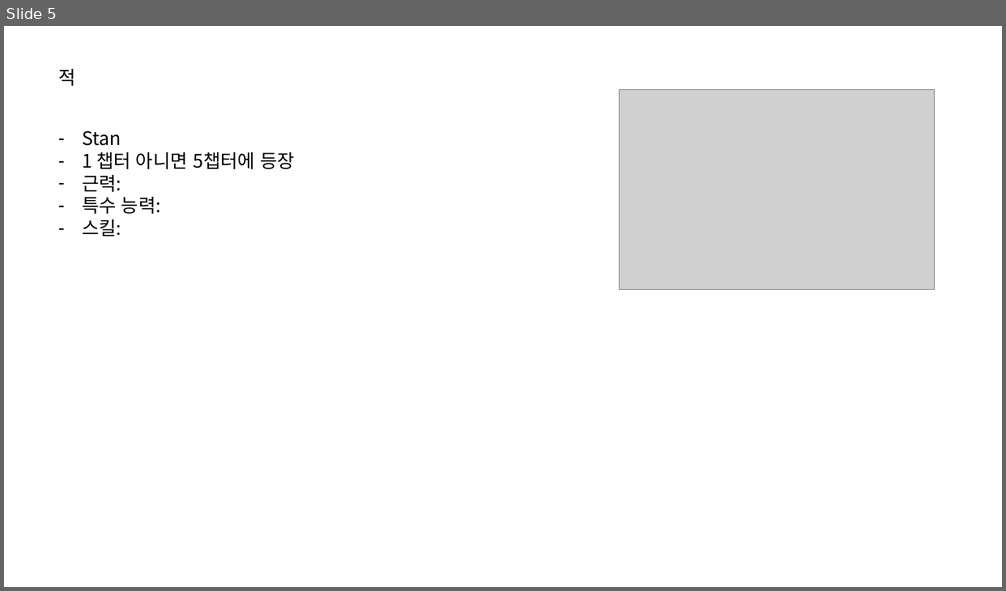
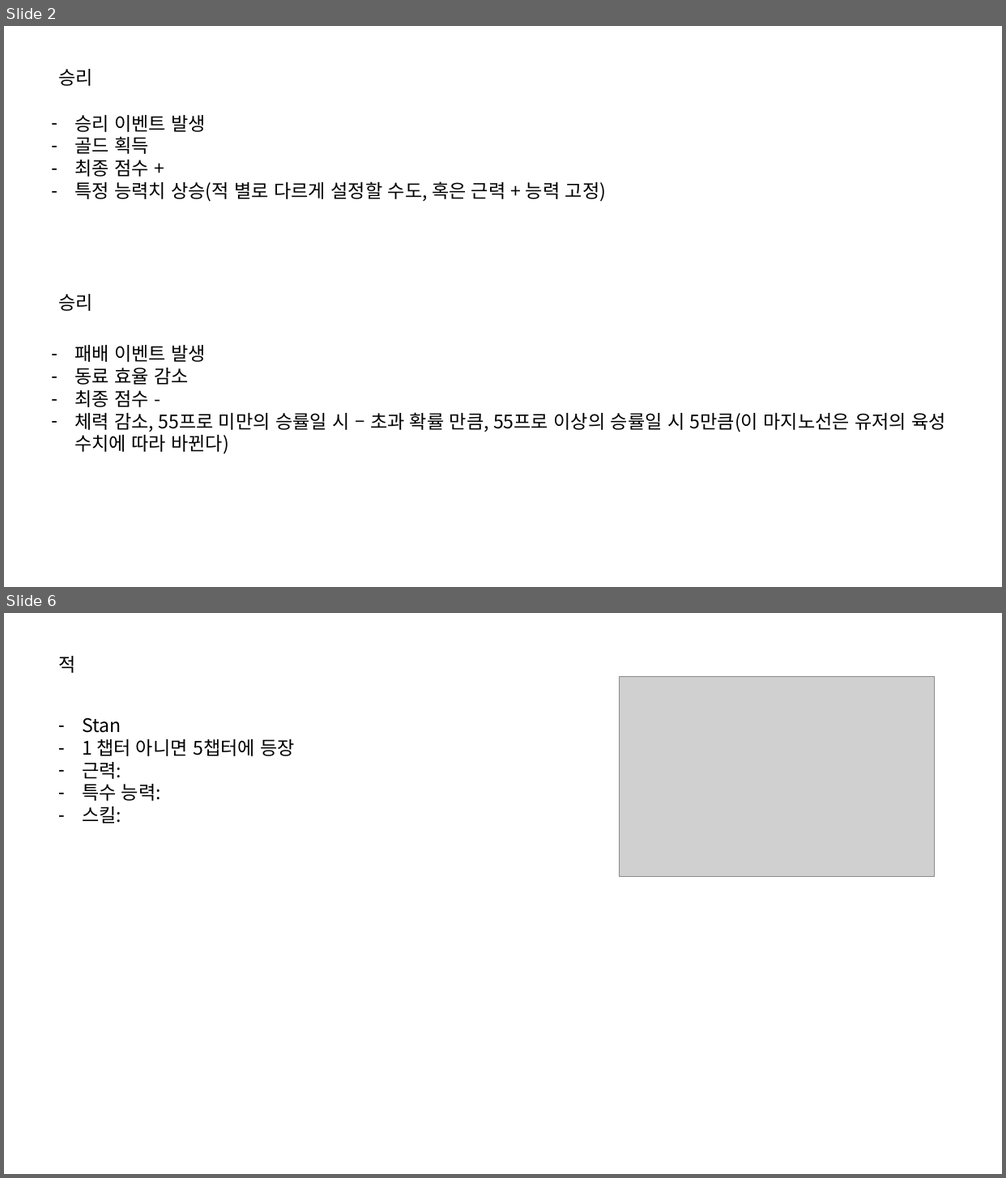
Before and after one commit to IdfKLeh/capstone, a slide deck: 전투.pptx. Shown one above the other, each under a label of ours: slide 5 before the commit, slides 2 and 6 after it; the slides between them are not shown. The pictures are 1006x591 and 1006x1178 pixels, drawn with LibreOffice and Linux fonts; fonts in the diff are those of the drawing; grey boxes stand for pictures. Boxes give left, top, right and bottom in pixels: in the first picture for what was removed or moved away, otherwise in the second. Text is boxed around its words. In the diff, an @@ line names an element or a change of style, - is before the commit and + after.

```diff
--- a/전투.pptx
+++ b/전투.pptx
@@ slide 2 added at box(4, 26, 1002, 587), background #FFFFFF @@
@@ text added at box(58, 69, 93, 86), 18 pt, text #000000 @@
+승리
@@ text added at box(74, 115, 606, 202), 18 pt, text #000000 @@
+– 승리 이벤트 발생
+– 골드 획득
+– 최종 점수 +
+– 특정 능력치 상승(적 별로 다르게 설정할 수도, 혹은 근력 + 능력 고정)
@@ text added at box(58, 294, 93, 311), 18 pt, text #000000 @@
+승리
@@ text added at box(74, 345, 947, 454), 18 pt, text #000000 @@
+– 패배 이벤트 발생
+– 동료 효율 감소
+– 최종 점수 -
+– 체력 감소, 55프로 미만의 승률일 시 – 초과 확률 만큼, 55프로 이상의 승률일 시 5만큼(이 마지노선은 유저의 육성 수치에 따라 바뀐다)
@@ what was slide 5 is now slide 6 @@
```
Also in this commit, not shown: 3 slides changed, 1 other slide added, 1 slide removed, 2 other files.
